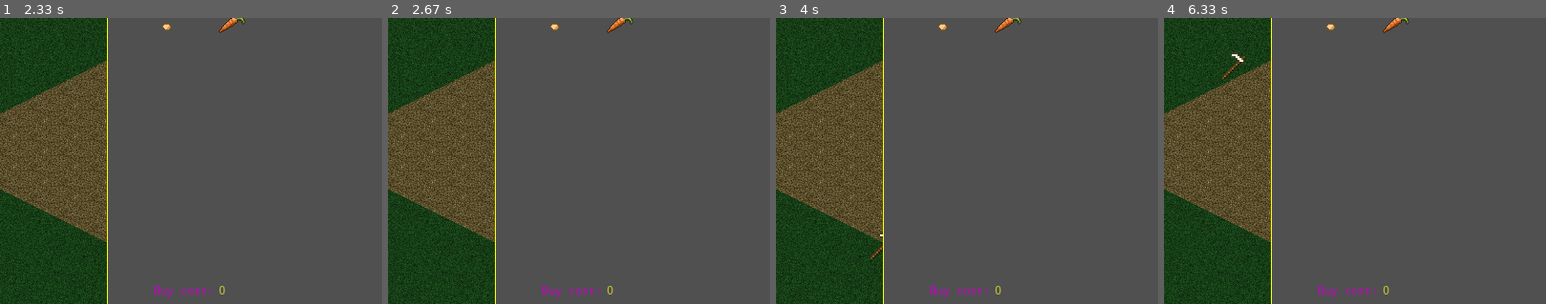
Above: before the commit, frames 1-4 (left to right).
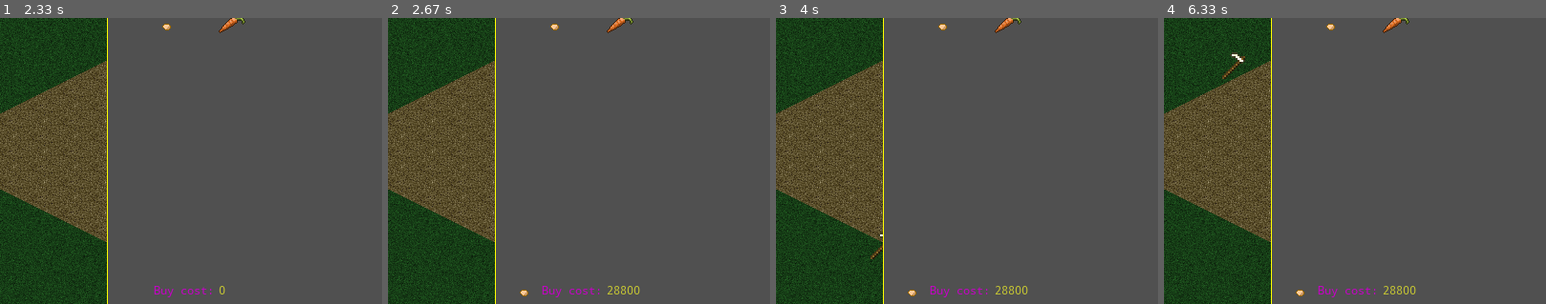
Above: after the commit, the same moments.

Repository: orneo1212/PythonFarmGame
Game: pygame game, started from pyFarmGame.py
Two runs of this game, one before a commit and one after it. Both use one fixed random seed, a clock stepped at 60 frames per second and the inputs below. The source is Python 2; it was converted automatically to run under Python 3.
Inputs (mouse positions are % of the whole screen's width and height, from its top left):
- Up to frame 1 (2.33 s): click (50, 50) at 0.38 s; click (60, 72) at 0.72 s; tap S at 1 s; click "Money:0" at 1.38 s; click (45, 76) at 1.72 s; click (47, 33) at 2.05 s
- Up to frame 2 (2.67 s): click (34, 17) at 2.38 s
- Up to frame 3 (4 s): click (12, 28) at 2.72 s; click (71, 32) at 3.05 s; click (20, 16) at 3.38 s; click (22, 61) at 3.72 s
- Up to frame 4 (6.33 s): click (35, 79) at 4.05 s; click (28, 32) at 4.38 s; click (85, 49) at 4.72 s; click (26, 24) at 5.05 s; click (27, 84) at 5.38 s; click (30, 66) at 5.72 s; click (17, 29) at 6.05 s
The pictures show only the part of the screen within x 11-61%, y 17-67%; the shares and areas given below are measured in that part.

Frame 1 is identical in both runs. In frame 2, 0.2% of the frame differs, in the area x 34-66%, y 93-98%; in frame 3, 0.2%; in frame 4, 0.2%.

Commit message:
working market. growtime is cost sell value is half of growtime

Diff:
--- a/farmlib/marketwindow.py
+++ b/farmlib/marketwindow.py
@@ -18,15 +18,33 @@
 
         #items offset for gui buttons
         self.itemsoffset = [32, 20]
+        #selected item
+        self.selecteditem = None
 
         #Create gui
         self.create_gui()
-
 
         #hide market at load
         self.hide()
 
     def create_gui(self):
+        #Add images for seeds in market
+        posx, posy = [0, 0]
+        columns = (self.width / 64)
+        rows = (self.height / 32)
+        for seeddef in seeds:
+            itemid = seeddef['id']
+            #add seed image widget
+            img = self.imgloader['seed' + str(itemid)]
+            px = self.width / columns * posx + self.itemsoffset[0]
+            py = self.height / rows * posy + self.itemsoffset[1]
+            imagebutton = Button("", (px, py), bgimage = img)
+            self.addwidget(imagebutton)
+            imagebutton.connect("clicked", self.on_item_select, itemid = itemid)
+            posx += 1
+            if posx > 1:
+                posx = 0
+                posy += 1
         #Title
         titlelabel = Label("Market place", (200, 0), size = 18,
                            color = (255, 255, 0), align = "center")
@@ -43,21 +61,10 @@
         self.message = Label("", (10, 360), size = 12,
                            color = (255, 0, 255), align = "center")
         self.addwidget(self.message)
-        #Add images for seeds in market
-        posx, posy = [0, 0]
-        columns = (self.width / 64)
-        rows = (self.height / 32)
-        for seeddef in seeds:
-            #add seed image widget
-            img = self.imgloader['seed' + str(seeddef['id'])]
-            px = self.width / columns * posx + self.itemsoffset[0]
-            py = self.height / rows * posy + self.itemsoffset[1]
-            image = Image(img, (px, py))
-            self.addwidget(image)
-            posx += 1
-            if posx > 1:
-                posx = 0
-                posy += 1
+        #Selected item icon
+        self.selectedicon = Image(None, (0, 332))
+        self.addwidget(self.selectedicon)
+
         #add buttons
         self.buybutton = Button("Buy", (80, 380))
         self.sellbutton = Button("Sell", (300, 380))
@@ -66,11 +73,29 @@
         self.buybutton.connect("clicked", self.on_buy_clicked)
         self.sellbutton.connect("clicked", self.on_sell_clicked)
 
+    def on_item_select(self, widget, itemid):
+        self.selecteditem = itemid
+        img = self.imgloader["seed" + str(self.selecteditem)]
+        self.selectedicon.setimage(img)
+        cost = seeds[itemid]["growtime"]
+        self.costvalue.settext(cost)
+
     def on_buy_clicked(self, widget, **data):
-        self.player.money -= 5
-        self.player.add_item(0)
-        self.message.settext("You bought carrot")
+        if self.player.money >= 5:
+            self.player.money -= 5
+            self.player.add_item(self.selecteditem)
+            self.message.settext("You bought item")
+        else:
+            self.message.settext("You dont have enought money")
 
     def on_sell_clicked(self, widget, **data):
-        self.player.money += 5
-        self.message.settext("You sold carrot")
+        if self.selecteditem is None:return
+        itemid = self.selecteditem
+
+        #remove item if player have it
+        done = self.player.remove_item(itemid)
+        if done:
+            self.player.money += seeds[itemid]["growtime"] / 2
+            self.message.settext("You sold item")
+        else:
+            self.message.settext("You don\'t have this item")
--- a/farmlib/widget.py
+++ b/farmlib/widget.py
@@ -18,6 +18,11 @@
         self.visible = True
         self.callbacks = {}  # key=signal name value= function
 
+    def _setsize(self, newsize):
+        self.width = newsize[0]
+        self.height = newsize[1]
+        self.size = newsize[:]
+
     def redraw(self, surface):
         pass
 
@@ -33,5 +38,5 @@
     def show(self):
         self.visible = True
 
-    def connect(self, signal, function):
-        self.callbacks[signal] = function
+    def connect(self, signal, function, **data):
+        self.callbacks[signal] = [function, data]
--- a/farmlib/widgetbutton.py
+++ b/farmlib/widgetbutton.py
@@ -19,11 +19,6 @@
         else:
             self._setsize(self._calculate_size(self.bgimage))
         Widget.__init__(self, (self.width, self.height))
-
-    def _setsize(self, newsize):
-        self.width = newsize[0]
-        self.height = newsize[1]
-        self.size = newsize[:]
 
     def _render_text(self):
         return self.labelfont.render(self.label, 1, self.color)
@@ -49,15 +44,17 @@
             surface.blit(self.bgimage, self.position)
         elif not self.bgimage:
             surface.blit(self.image, self.position)
+        elif not self.label and self.bgimage:
+            surface.blit(self.bgimage, self.position)
 
     def settext(self, newtext):
         self.text = newtext
         self.render_text()
 
-    def _call_callback(self, signal, **data):
+    def _call_callback(self, signal):
         if signal in self.callbacks:
             if self.callbacks[signal]:
-                self.callbacks[signal](self, **data)
+                self.callbacks[signal][0](self, **self.callbacks[signal][1])
 
     def poll_event(self, event):
         if event.type == pygame.MOUSEBUTTONDOWN:
@@ -66,4 +63,4 @@
                 if pos != None:
                     if pygame.Rect(self.position[0], self.position[1],
                                    self.width, self.height).collidepoint(pos):
-                        self._call_callback("clicked", pos = pos)
+                        self._call_callback("clicked")
--- a/farmlib/widgetimage.py
+++ b/farmlib/widgetimage.py
@@ -6,12 +6,16 @@
         self.position = position
 
         #set width and height
-        self.width = self.image.get_size()[0]
-        self.height = self.image.get_size()[1]
+        if self.image:
+            self.width = self.image.get_size()[0]
+            self.height = self.image.get_size()[1]
+        else:
+            self._setsize((0, 0))
         Widget.__init__(self, (self.width, self.height))
 
     def setimage(self, newimage):
         self.image = newimage
 
     def redraw(self, surface):
-        surface.blit(self.image, self.position)
+        if self.image:
+            surface.blit(self.image, self.position)
--- a/farmlib/widgetlabel.py
+++ b/farmlib/widgetlabel.py
@@ -33,5 +33,6 @@
         surface.blit(self.image, self.position)
 
     def settext(self, newtext):
+        newtext = unicode(newtext)
         self.text = newtext
         self.render_text()
